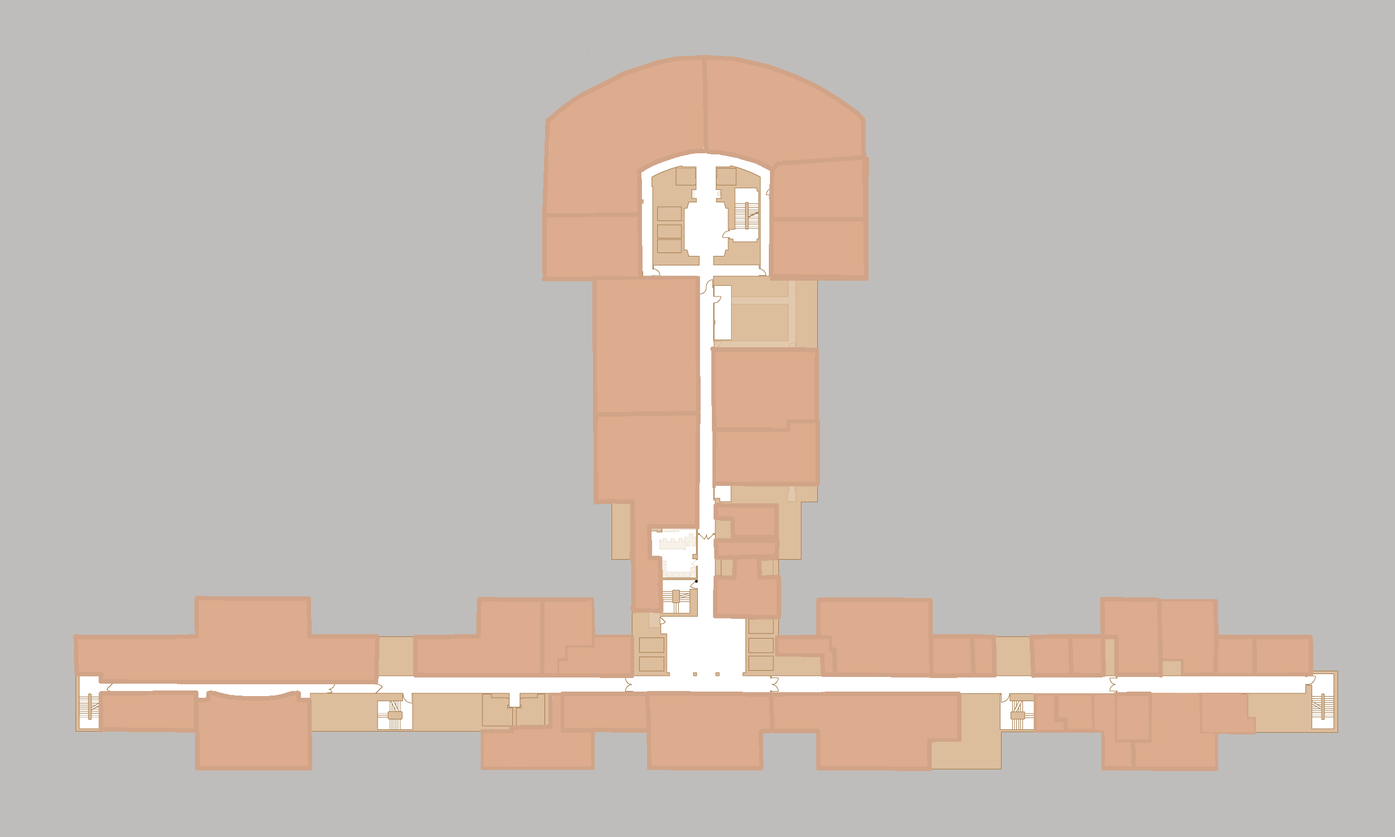
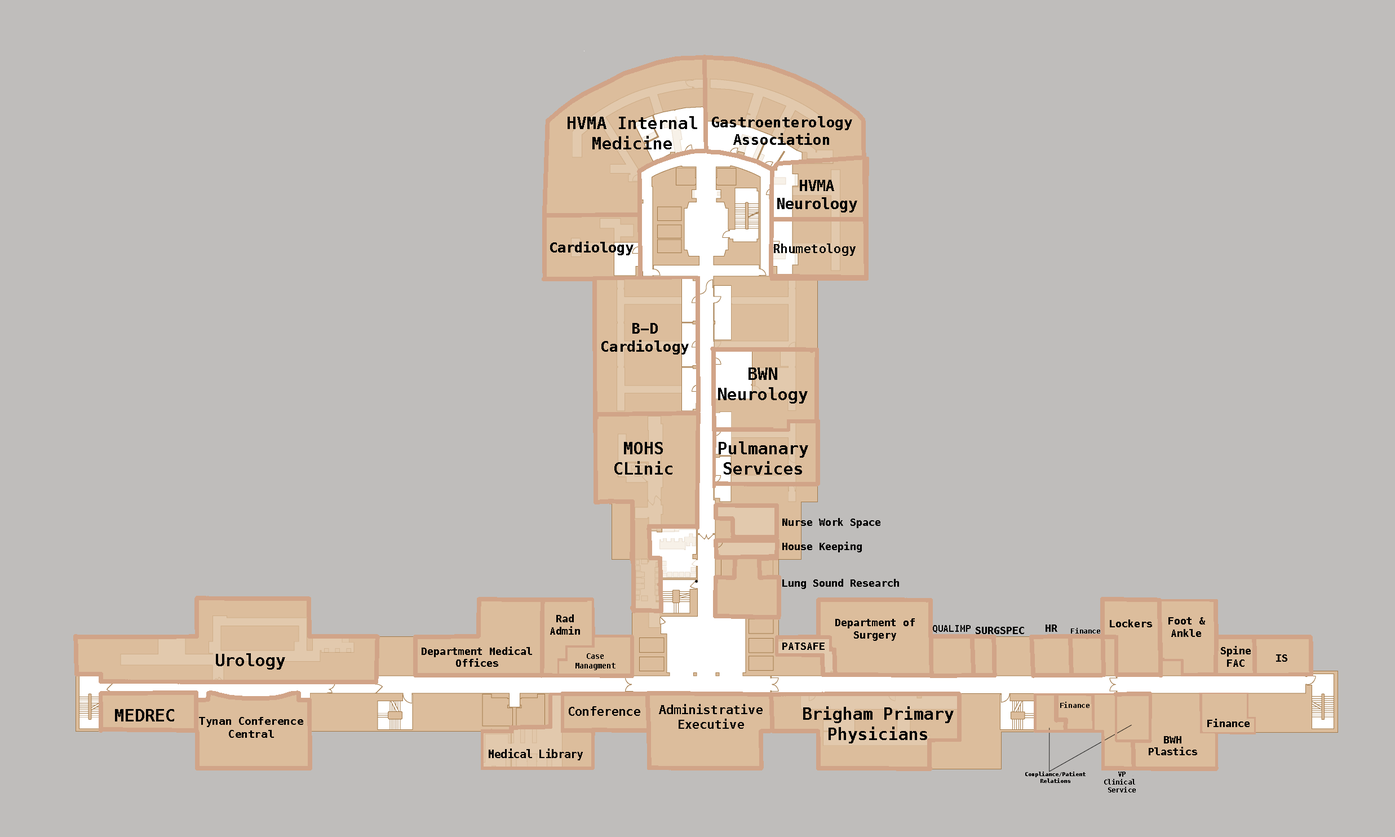
Comparing the layer stacks of the two 1395 x 837 images. Changes:
added layer "Nurse Work Space House Keeping Lung Sound Research" above "Pulmanary Services" over left=782, top=518, right=900, bottom=590
added layer "Pulmanary Services" above "BWN Neurology" over left=718, top=441, right=809, bottom=475
added layer "BWN Neurology" above "MOHS CLinic" over left=718, top=367, right=808, bottom=404
added layer "MOHS CLinic" above "B-D Cardiology" over left=614, top=441, right=673, bottom=475
added layer "B-D Cardiology" above "Rhumetology" over left=601, top=322, right=689, bottom=355
added layer "HVMA Neurology" above "Cardiology" over left=777, top=179, right=858, bottom=213
added layer "Cardiology" above "Gastroenterology Association" over left=550, top=241, right=634, bottom=256
added layer "Gastroenterology Association" above "HVMA Internal Medicine" over left=711, top=116, right=853, bottom=145
added layer "HVMA Internal Medicine" above "colour code" over left=567, top=116, right=698, bottom=150
hid "colour code" over left=77, top=59, right=1310, bottom=771
added layer "Urology" above "Tynan Conference Central" over left=215, top=653, right=286, bottom=670
added layer "Tynan Conference Central" above "MEDREC" over left=198, top=716, right=304, bottom=738
added layer "Medical Library" above "Conference" over left=488, top=748, right=583, bottom=761
added layer "Administrative Executive" above "Brigham Primary Physicians" over left=658, top=704, right=763, bottom=729
added layer "Brigham Primary Physicians" above "Compliance/Patient Relations" over left=803, top=706, right=954, bottom=744
added layer "Compliance/Patient Relations" above "VP Clinical Service" over left=1025, top=724, right=1132, bottom=783
added layer "Department of Surgery" above "PATSAFE" over left=835, top=618, right=915, bottom=641
added layer "Department Medical Offices" above "Rad Admin" over left=421, top=646, right=533, bottom=667
…and 18 more changes (18 added)
